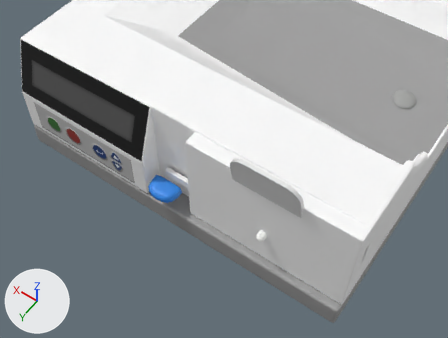
The glTF model models/APD_Machine_v3.glb: old version first, new version second.
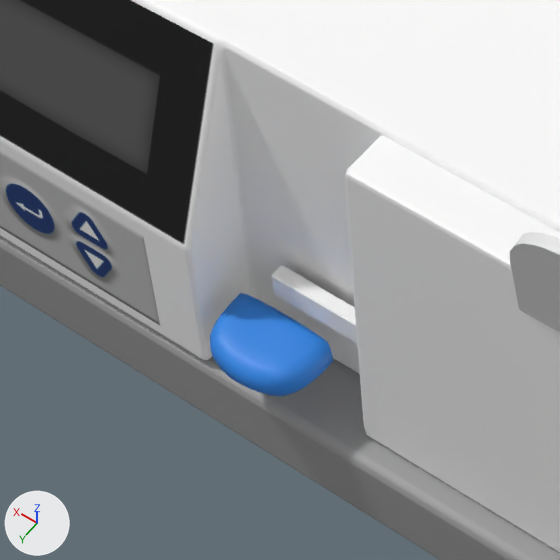
Each version appears first whole from a 50 mm lens placed at (-10.98, 18.75, 23.79), pointed at (-1.45, 5.42, 2.84), and next in a close-up on the part from 20% to 54% of the width and 28% to 73% of the height. The lights are fixed; the arrows at lower left show +X, +Y and +Z. Where no turn or scale is listed for an object, it has been applied to the vertices.

Objects in the first close-up: 'DeviceDialysisReference_primitive1', 'DeviceDialysisReference_primitive2', 'DeviceDialysisReference_primitive3', 'DeviceDialysisReference_primitive6', 'DeviceDialysisReference_primitive7'.
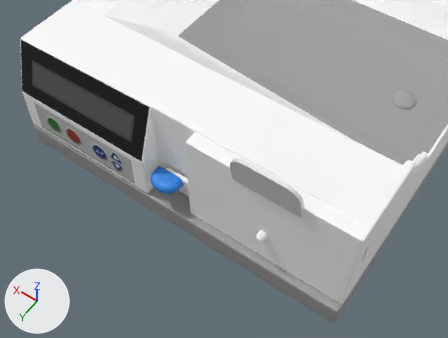
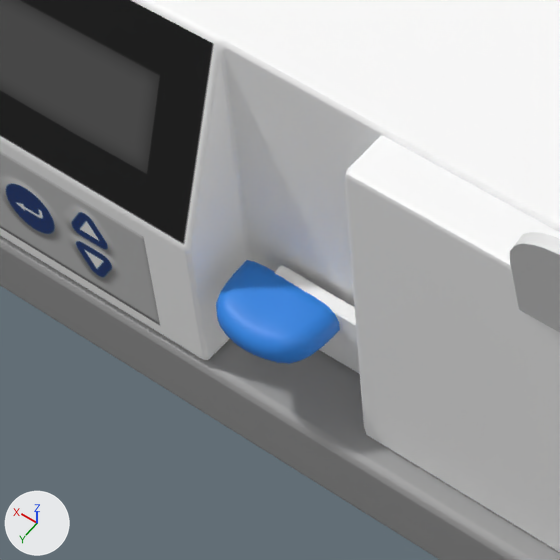
Commit message: update apd lock position

Boxes [x1, y1, x2, y2] around the edits, measured in the close-ups (560 x 560 px):
'DeviceDialysisReference_primitive7', moved: before [210, 293, 333, 396]; after [216, 260, 340, 364]

Edits to the bpy script that builds the scene:
```text
Change ob_devicedialysisreference_primitive7:
    ob_devicedialysisreference_primitive7.location: (0.0, 8.7, -5.8) -> (0.0, 8.52, -5.36)
```
